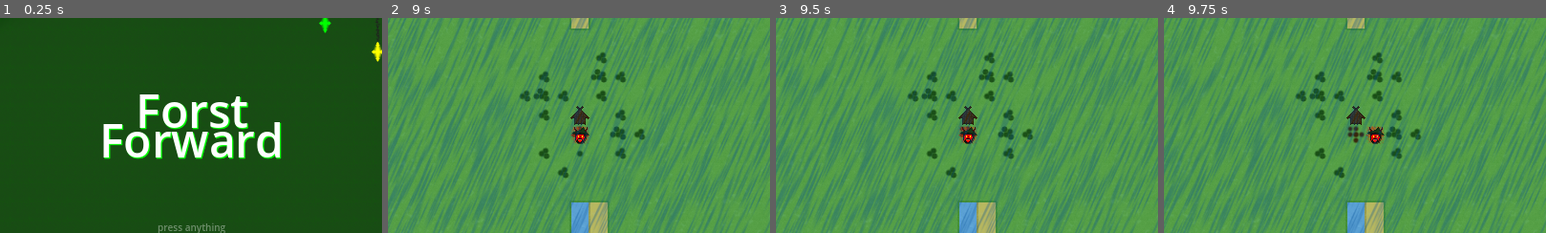
Above: before the commit, frames 1-4 (left to right).
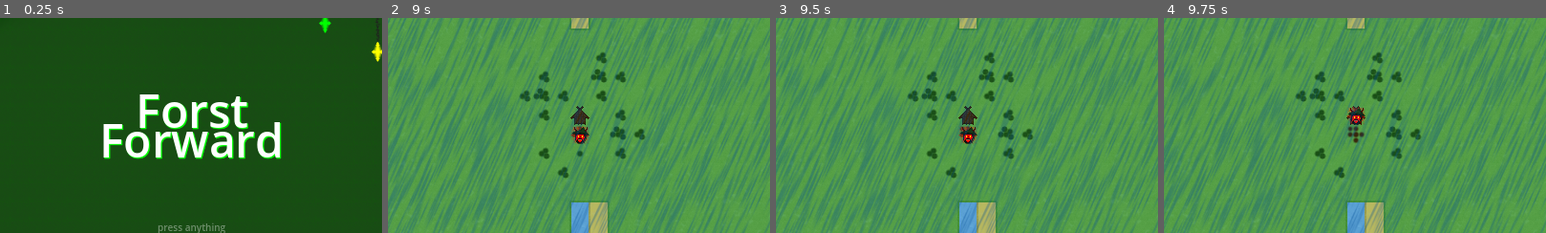
Above: after the commit, the same moments.

Repository: TriffnixXIV/ForstForward
Game: Godot game, scene res://Scenes/ForstForward.tscn
Same seed, same stepped clock (60 frames per second), same inputs: the game is played once before the commit and once after it. Sound files missing from this copy of the repository are replaced by a short silence.
Inputs (mouse positions are % of the whole screen's width and height, from its top left):
- Up to frame 1 (0.25 s): no input
- Up to frame 2 (9 s): click (37, 50) at 0.5 s; click (37, 50) at 1.25 s; click "plant 2 forests" at 2 s; click "frost +4" at 2.75 s; click (97, 93) at 3.5 s; tap Enter at 4.25, 5.75 s; move the mouse to (72, 45) at 4.27 s; tap Tab at 4.35, 5.1, 5.85, 8.1, 8.85 s; click (72, 45) at 4.42 s; tap Space at 5, 8.75 s; move the mouse to (30, 55) at 5.02 s; click (30, 55) at 5.17 s; move the mouse to (60, 28) at 5.77 s; click (60, 28) at 5.92 s; click "spawn a druid" at 6.5 s; click "rain +3" at 7.25 s; move the mouse to (45, 70) at 8.02 s; click (45, 70) at 8.17 s; move the mouse to (80, 65) at 8.77 s; click (80, 65) at 8.92 s
- Up to frame 3 (9.5 s): no input
- Up to frame 4 (9.75 s): tap Enter at 9.5 s; move the mouse to (20, 35) at 9.52 s; tap Tab at 9.6 s; click (20, 35) at 9.67 s
The pictures show only the part of the screen within x 12-62%, y 25-75%; the shares and areas given below are measured in that part.

Frames 1-3 are identical in both runs. In frame 4, 0.6% of the frame differs, in the area x 47-58%, y 41-59%.
Error in both runs: Invalid operands 'Array' and 'Object' in operator '+'. (res://Code/ForstForward.gd:114)

Commit message:
pathing refactor pt1

Diff:
--- a/Source/Code/Creatures/Creature.gd
+++ b/Source/Code/Creatures/Creature.gd
@@ -9,20 +9,11 @@
 signal moved
 
 func move(approach_distance: int = 0):
-	var path = target_location - cell_position
-	if abs(path.x) + abs(path.y) > approach_distance:
-		if abs(path.x) == 0:
-			cell_position.y += path.y / abs(path.y)
-		elif abs(path.y) == 0:
-			cell_position.x += path.x / abs(path.x)
-		else:
-			if randi_range(0, abs(path.x) + abs(path.y) - 1) < abs(path.x):
-				cell_position.x += path.x / abs(path.x)
-			else:
-				cell_position.y += path.y / abs(path.y)
+	var path = map.pathing.get_move(cell_position, target_location, approach_distance)
+	cell_position += path
 
-		emit_signal("moved")
-		update_position()
+	emit_signal("moved")
+	update_position()
 
 func update_position():
 	position.x = cell_position.x * map.tile_set.tile_size.x
--- a/Source/Code/Map.gd
+++ b/Source/Code/Map.gd
@@ -7,6 +7,7 @@
 var transition_progress: float = 0.0
 var transition_info = []
 
+var pathing: Pathing
 var edges: Edges
 var crystals: Crystals
 var villagers: Villagers
@@ -69,6 +70,7 @@
 	super._ready()
 	reset_upgrades()
 
+	pathing = $Pathing
 	sounds = $Sounds
 	advancement = $Advancement
 	edges = $Edges
@@ -78,6 +80,7 @@
 	treantlings = $Treantlings
 	druids = $Druids
 
+	pathing.map = self
 	advancement.map = self
 	edges.map = self
 	crystals.map = self
@@ -127,6 +130,8 @@
 			crystals.find_spot_and_spawn_crystal(Crystal.Type.growth)
 		for _i in base_weather_crystals:
 			crystals.find_spot_and_spawn_crystal(Crystal.Type.weather)
+
+		pathing.update()
 
 		emit_signal("transition_done")
 		emit_signal("score_changed")
--- /dev/null
+++ b/Source/Code/Pathing.gd
@@ -0,0 +1,23 @@
+extends Node
+class_name Pathing
+
+var map: Map
+
+func update() -> void:
+	pass
+
+func get_move(start: Vector2i, target: Vector2i, approach_distance: int = 0) -> Vector2i:
+	var path = target - start
+	var move = Vector2i(0, 0)
+	if abs(path.x) + abs(path.y) > approach_distance:
+		if abs(path.x) == 0:
+			move.y = path.y / abs(path.y)
+		elif abs(path.y) == 0:
+			move.x = path.x / abs(path.x)
+		else:
+			if randi_range(0, abs(path.x) + abs(path.y) - 1) < abs(path.x):
+				move.x = path.x / abs(path.x)
+			else:
+				move.y = path.y / abs(path.y)
+
+	return move
--- a/Source/Scenes/ForstForward.tscn
+++ b/Source/Scenes/ForstForward.tscn
@@ -9,6 +9,7 @@
 [ext_resource type="AudioStream" uid="uid://id7di46s4g3d" path="res://Sounds/LowWood.wav" id="6_ybxwl"]
 [ext_resource type="Script" path="res://Code/Advancement.gd" id="7_xxdmg"]
 [ext_resource type="TileSet" uid="uid://bjjdp1cctbrpl" path="res://Scenes/Levels/LevelTileSet.tres" id="8_03mtf"]
+[ext_resource type="Script" path="res://Code/Pathing.gd" id="10_sie4t"]
 [ext_resource type="Script" path="res://Code/Levels/Circle.gd" id="11_6ruq0"]
 [ext_resource type="Script" path="res://Code/Map.gd" id="12_6qirj"]
 [ext_resource type="Script" path="res://Code/Levels/Labyrinth.gd" id="13_o5eum"]
@@ -229,12 +230,9 @@
 layer_1/z_index = 0
 layer_1/tile_data = PackedInt32Array(1376284, 655360, 0, 1310748, 655360, 0, 1245212, 655360, 0, 1179676, 655360, 0, 11 …(12058 unchanged characters)…
 script = ExtResource("12_6qirj")
-level_name = null
-level_id = null
-random_starting_crystals = null
-base_life_crystals = null
-base_growth_crystals = null
-base_weather_crystals = null
+
+[node name="Pathing" type="Node" parent="Map"]
+script = ExtResource("10_sie4t")
 
 [node name="Levels" type="Node2D" parent="Map"]
 visible = false
Not shown: 1 places in Source/Scenes/ForstForward.tscn that only renumber resources
